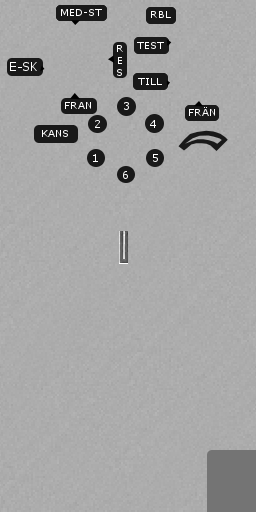
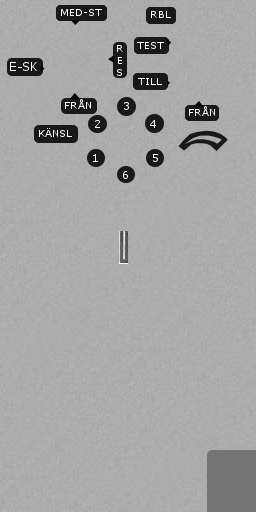
The second 256px x 512px image is a revision of the first. Changes to its layers:
renamed "FRÄN" to "FRÅN", painted on it over box(202, 106, 209, 115)
renamed "KANS" to "KANSL", painted on it over box(39, 128, 72, 137)
renamed "FRAN" to "FRÅN #1", painted on it over box(78, 99, 85, 108)
